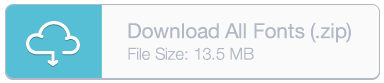
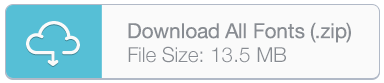
Layer changes from the first 384×83 image to the second:
painted on "Download All Fonts (.zip)" over [128,22,351,43]
painted on "File Size: 13.5 MB" over [128,46,286,63]
